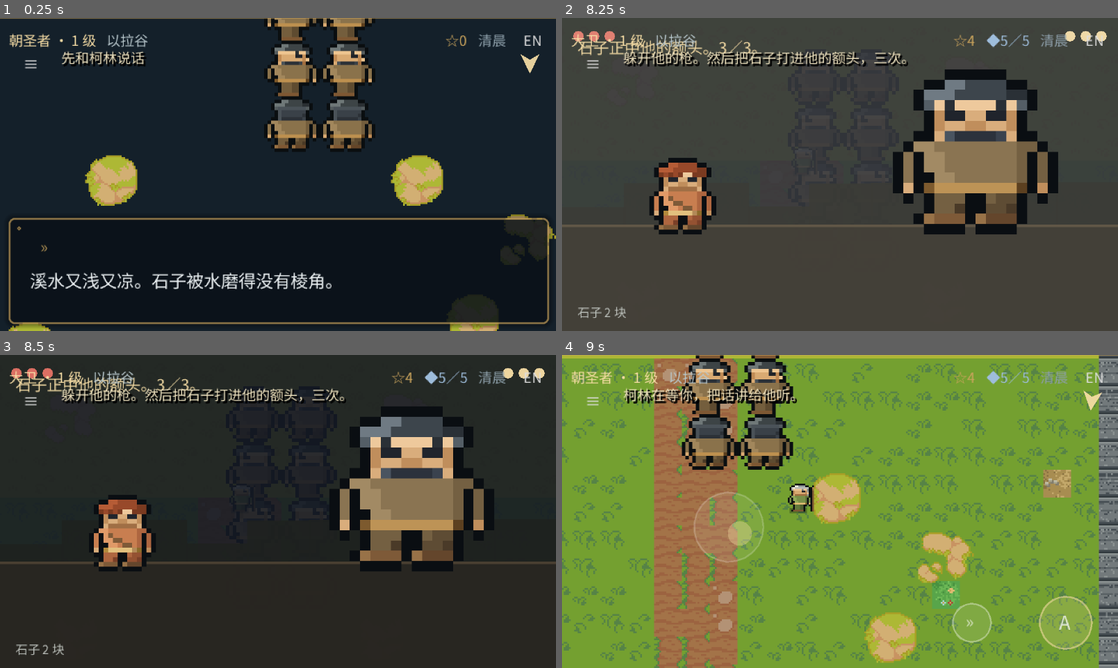
Above: before the commit, frames 1-4 (two rows, left to right).
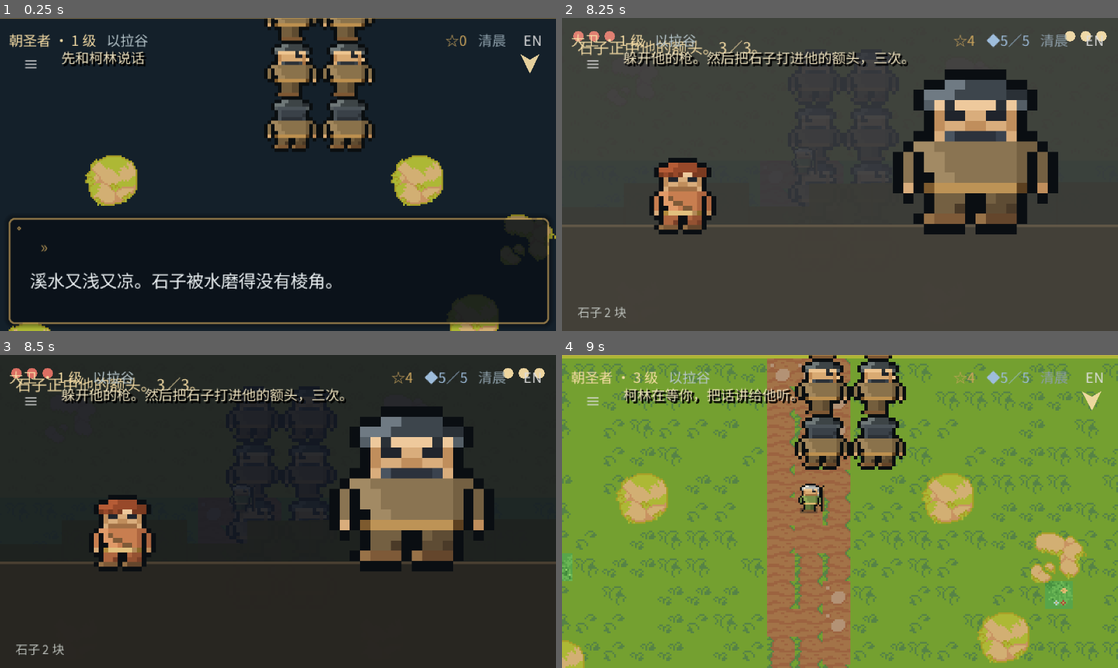
Above: after the commit, the same moments.

Repository: fongway94/WalkInCovenant
Game: Godot game, scene res://tests/smoke.tscn
Two runs of this game, one before a commit and one after it. Both use one fixed random seed, a clock stepped at 60 frames per second and the inputs below. This scene is started directly instead of the project's main scene.
Inputs (mouse positions are in pixels of both pictures, inside the frame that each line leads up to):
- Up to frame 1 (0.25 s): no input
- Up to frame 2 (8.25 s): tap Enter (ui_accept) at 0.5, 0.77, 5.27, 7.25, 8 s; move the mouse to (962, 158) at 0.52 s; hold Right (move_right) 0.53-1.25 s; hold Shift (run) 0.53-1.25 s; click (962, 158) at 0.67 s; drag from (728, 190) to (812, 237) at 1.27 s; move the mouse to (895, 105) at 2.02 s; hold Right (move_right) 2.03-2.75 s; hold Shift (run) 2.03-2.75 s; click "EN" at 2.75 s; drag from (812, 237) to (673, 127) at 3.52 s; click "≡" at 4.25 s; move the mouse to (1006, 221) at 5.02 s; hold Left (move_left) 5.03-5.75 s; hold Shift (run) 5.03-5.75 s; tap Keypad Enter at 5.1 s; drag from (673, 127) to (756, 96) at 5.77 s; move the mouse to (867, 174) at 6.52 s; hold Down (move_down) 6.53-7.25 s; hold Shift (run) 6.53-7.25 s; tap 9 at 6.6 s; click (867, 174) at 6.67 s; drag from (756, 96) to (728, 190) at 7.27 s; move the mouse to (962, 158) at 8.02 s; hold Up (move_up) from 8.03 s (still down); hold Z (interact) from 8.03 s (still down)
- Up to frame 3 (8.5 s): keep holding Up (move_up); keep holding Z (interact); tap Enter (ui_accept) at 8.27 s; tap Shift (run) at 8.3 s
- Up to frame 4 (9 s): release Up (move_up) at 8.75 s; release Z (interact) at 8.75 s; drag from (728, 527) to (812, 574) at 8.77 s

Frames 1-3 are identical in both runs. In frame 4, 51% of the frame differs, in the area x 0-100%, y 0-100%.

Commit message:
missions turn over inside the beat that finishes them
Co-authored-by: arena-agent <297053741+arena-agent@users.noreply.github.com>

Diff:
--- a/scripts/main/Main.gd
+++ b/scripts/main/Main.gd
@@ -284,6 +284,17 @@
 # ── missions ─────────────────────────────────────────────────────────────
 ## One context per frame, built from the save and this script's counters — the
 ## only things a completion condition is allowed to look at.
+## Set a story flag AND let the missions look at it at once. Polling alone left
+## a one-frame window where the chapter had already moved on but the runner had
+## not: the ending set `elah_ended` and marked the chapter done, and the next
+## frame the runner entered "aftermath" and put the act back a beat. Missions
+## turn over inside the beat that finishes them, not on the next frame.
+func _story_flag(key: String) -> void:
+	GameState.set_flag(key, true)
+	if runner != null and not (region.dialogue != null and region.dialogue.is_open()):
+		runner.tick(_mission_ctx())
+
+
 func _mission_ctx() -> Dictionary:
 	var c := {
 		"words": int((GameState.data.get("words", []) as Array).size()),
@@ -438,7 +449,7 @@
 	var lines: Array = region.model.david_act.get("brothers", [])
 	region.dialogue.show_lines(lines, _speaker, func():
 		region.set_paused(false)
-		GameState.set_flag("elah_brothers_met", true))
+		_story_flag("elah_brothers_met"))
 
 
 ## 1 Samuel 17:31-39: they bring him to Saul, who is a person in a tent you have
@@ -517,7 +528,7 @@
 		region.set_paused(false)
 		# The runner is watching for this flag: it closes the armour mission and
 		# opens the walk to the brook.
-		GameState.set_flag("elah_armour_off", true))
+		_story_flag("elah_armour_off"))
 
 
 ## A for "take it off": the escape hatch, and the fast path for a player who
@@ -852,7 +863,7 @@
 	region.dialogue.show_lines(lines, _speaker, func():
 		# The runner is watching: this closes the witness's mission and opens
 		# the one whose first beat is BECOME.
-		GameState.set_flag("elah_met_the_line", true))
+		_story_flag("elah_met_the_line"))
 
 
 func _beat_lines(id: String, key: String) -> Array:
@@ -1019,7 +1030,7 @@
 	region.set_paused(true)
 	var sh: Dictionary = region.model.david_act.get("shepherd", {})
 	region.dialogue.show_lines(sh.get("done_lines", []), _speaker, func():
-		GameState.set_flag("elah_drill_done", true))
+		_story_flag("elah_drill_done"))
 
 
 ## Jesse's errand: the provisions, the walk, the brothers who do not want him
@@ -1126,9 +1137,9 @@
 	# XP, the giant-down and chapter seals, the relic and the fruit are the
 	# mission's REWARDS — declared in data, granted once by MissionRunner, and
 	# guarded by a save flag so a reload cannot pay them twice.
-	GameState.set_flag("goliath_down", true)
 	GameState.grant_seal("chapter_one")
 	GameState.complete_chapter("elah")
+	_story_flag("goliath_down")
 	EventBus.toast_requested.emit(I18n.t({
 		"en": "Five smooth stones, kept", "zh": "五块光滑的石子，收下了"}))
 	# The chapter has an ENDING, and it is played, not implied. This used to drop
@@ -1198,7 +1209,7 @@
 
 func _end_and_free_roam() -> void:
 	act = Act.DONE
-	GameState.set_flag("elah_ended", true)
+	_story_flag("elah_ended")
 	# walk back down past the re-arm row, not just past the line: the trigger
 	# stays disarmed inside the dead band (see Region._check_triggers), and a
 	# return that lands inside it would leave the line permanently silent.
--- a/tests/smoke.gd
+++ b/tests/smoke.gd
@@ -470,16 +470,18 @@
 	# every frame from the thumb, which is exactly what a test should respect.)
 	Input.action_press("move_right")
 	var stagger := 0
+	var saw_verse := false
 	while stagger < 240 and not bool(GameState.flag("elah_armour_off")):
 		await get_tree().process_frame
 		stagger += 1
 		if region.dialogue._open:
+			saw_verse = true
 			_drain(region.dialogue)      # the stumble, then 17:39
 	Input.action_release("move_right")
 	await _frames(4)
 	_check(stagger < 240, "walking in the armour ends the scene (after %d frames, walk=%.2f, paused=%s)"
 		% [stagger, float(main._armour_walk), str(region._paused)])
-	_check(region.dialogue._open, "and it ends in 17:39, on screen")
+	_check(saw_verse, "and it ends in a verse on screen, not a silent speed change")
 	_drain(region.dialogue)
 	await _frames(4)
 	_check(not bool(dave.armour), "the armour comes off")
